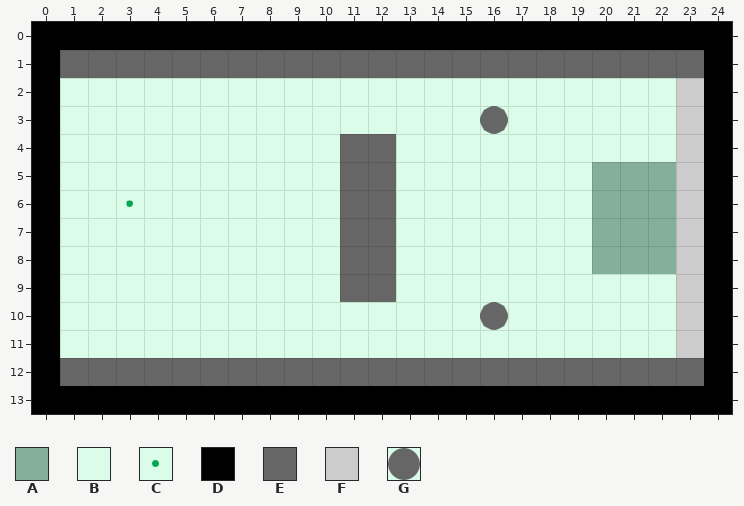
Two states of a Tiled map, res/tilemaps/synth2.tmx. That is the earlier state.
Cells are 32x32 px. Shown: x 0..24, y 0..13.
Key: from "foreground2": A 0, B 1, C 2 "dirt", D 18, E 20, F 22, G 38.
_ is an empty cell.
Layer "physics" before, first column x 0:
 0 DDDDDDDDDDDDDDDDDDDDDDDDD
 1 DEEEEEEEEEEEEEEEEEEEEEEED
 2 DBBBBBBBBBBBBBBBBBBBBBBFD
 3 DBBBBBBBBBBBBBBBGBBBBBBFD
 4 DBBBBBBBBBBEEBBBBBBBBBBFD
 5 DBBBBBBBBBBEEBBBBBBBAAAFD
 6 DBBCBBBBBBBEEBBBBBBBAAAFD
 7 DBBBBBBBBBBEEBBBBBBBAAAFD
 8 DBBBBBBBBBBEEBBBBBBBAAAFD
 9 DBBBBBBBBBBEEBBBBBBBBBBFD
10 DBBBBBBBBBBBBBBBGBBBBBBFD
11 DBBBBBBBBBBBBBBBBBBBBBBFD
12 DEEEEEEEEEEEEEEEEEEEEEEED
13 DDDDDDDDDDDDDDDDDDDDDDDDD
The same view after the edit:
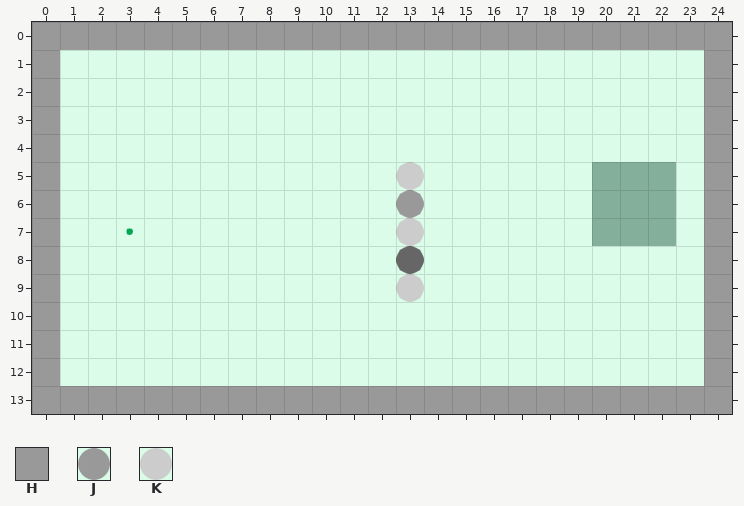
Further tiles: from "foreground2": H 21, J 39, K 40.
From old to new:
Layer "physics":
y 0: x 0..24 DDDDDDDDDDDDDDDDDDDDDDDDD -> HHHHHHHHHHHHHHHHHHHHHHHHH
y 1: x 0..24 DEEEEEEEEEEEEEEEEEEEEEEED -> HBBBBBBBBBBBBBBBBBBBBBBBH
y 2: x 0 D -> H; x 23..24 FD -> BH
y 3: x 0 D -> H; x 16 G -> B; x 23..24 FD -> BH
y 4: x 0 D -> H; x 11..12 EE -> BB; x 23..24 FD -> BH
y 5: x 0 D -> H; x 11..13 EEB -> BBK; x 23..24 FD -> BH
y 6: x 0 D -> H; x 3 C -> B; x 11..13 EEB -> BBJ; x 23..24 FD -> BH
y 7: x 0 D -> H; x 3 B -> C; x 11..13 EEB -> BBK; x 23..24 FD -> BH
y 8: x 0 D -> H; x 11..13 EEB -> BBG; x 20..24 AAAFD -> BBBBH
y 9: x 0 D -> H; x 11..13 EEB -> BBK; x 23..24 FD -> BH
y 10: x 0 D -> H; x 16 G -> B; x 23..24 FD -> BH
y 11: x 0 D -> H; x 23..24 FD -> BH
y 12: x 0..24 DEEEEEEEEEEEEEEEEEEEEEEED -> HBBBBBBBBBBBBBBBBBBBBBBBH
y 13: x 0..24 DDDDDDDDDDDDDDDDDDDDDDDDD -> HHHHHHHHHHHHHHHHHHHHHHHHH
Boxes around the changes in both pictures, in picture pixels (x1, y1, x2, y2):
changed: (32, 22, 732, 414)
